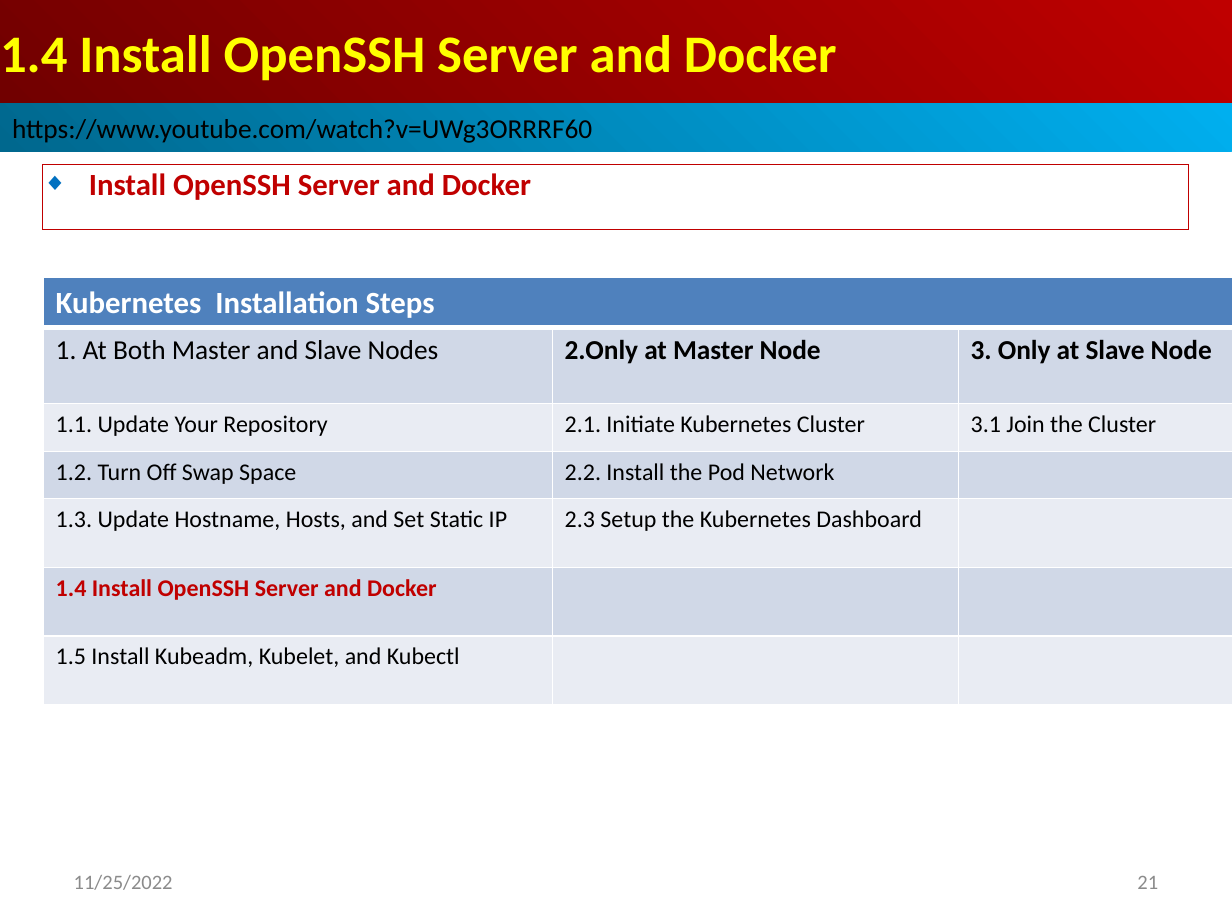
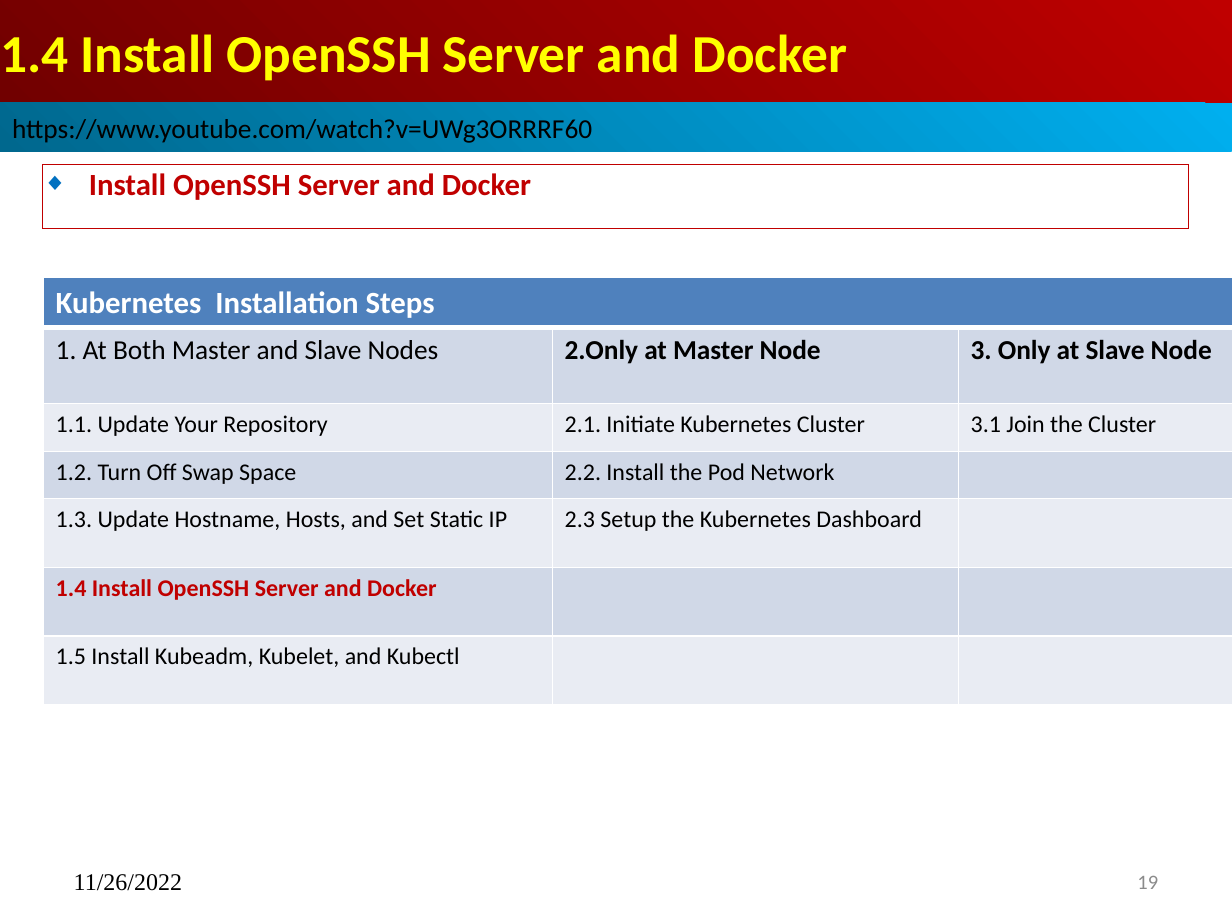
Before and after one commit to peterhchen/900_Kubernetes, a slide deck: slide 19 of 001_01_Install_MS_P02_Slave.pptx (slide 21 before the commit). Drawn at 1232x924 pixels with LibreOffice and Linux fonts; fonts in the diff are those of the drawing. Boxes give left, top, right and bottom in pixels: in the first picture for what was removed or moved away, otherwise in the second. Text is boxed around its words. In the diff, an @@ line names an element or a change of style, - is before the commit and + after.

```diff
--- a/001_01_Install_MS_P02_Slave.pptx
+++ b/001_01_Install_MS_P02_Slave.pptx
@@ title "1.4 Install OpenSSH Server and ..." at <box>0,0,1232,103</box>: size 30.8 to 31.2 pt @@
@@ text at <box>74,874,182,891</box>: text changed; size 12 to 14 pt; font Calibri to Times New Roman; text colour #8B8B8B to #000000 @@
-11/25/2022
+11/26/2022
@@ page number at <box>1137,876,1158,889</box>: text changed @@
-21
+19
```
Also in this commit, not shown: 27 other slides changed, 3 slides removed, 1 other file.
